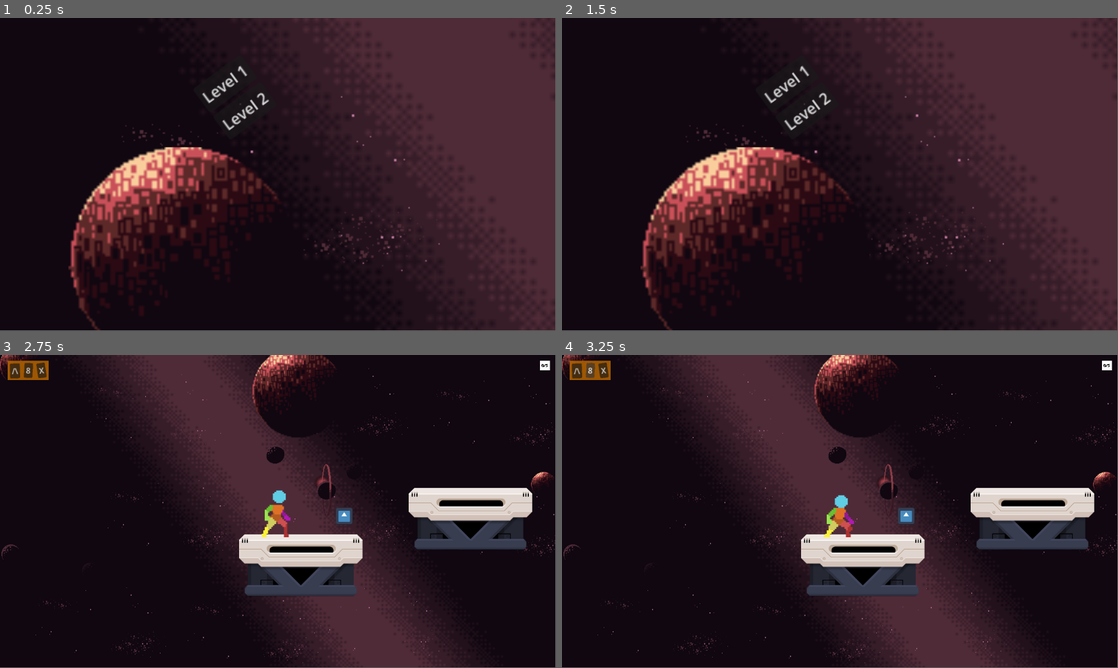
Above: before the commit, frames 1-4 (two rows, left to right).
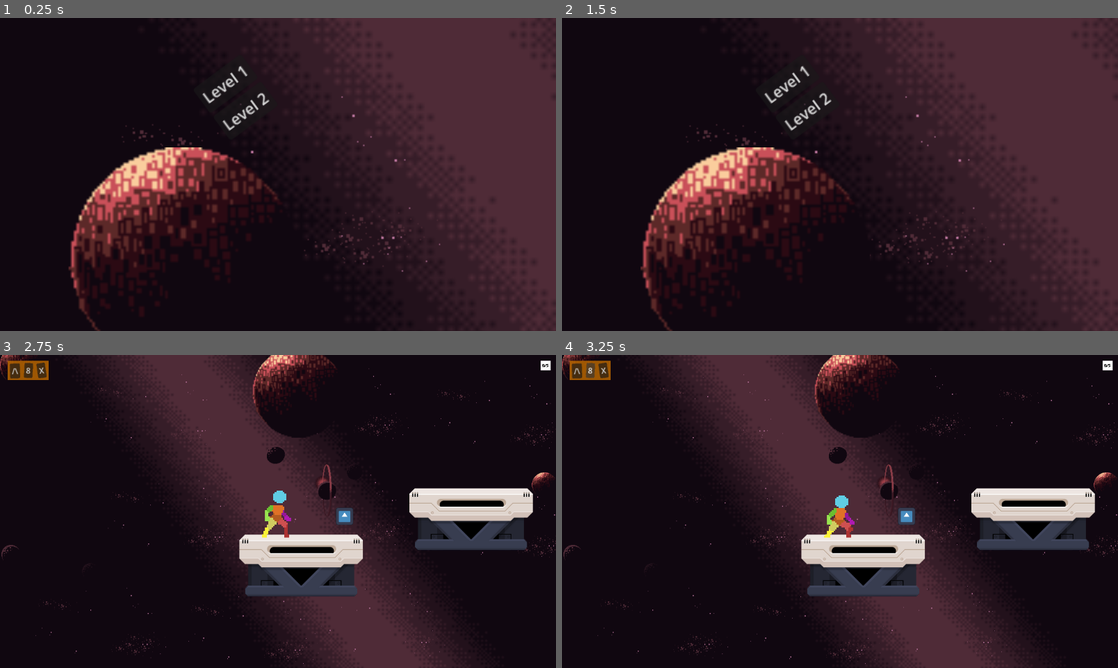
Above: after the commit, the same moments.

Repository: StevenPartridge/starduds
Game: Godot game, scene res://main.tscn
The game is run twice, just before and just after one commit, with the same random seed, the same clock (stepped at 60 frames per second) and the same inputs. The engine's default icon, where the game draws it, is replaced by a stand-in: a white triangle on a blue panel in a dark square.
Inputs:
- Up to frame 1 (0.25 s): no input
- Up to frame 2 (1.5 s): click "Level 1" at 0.5 s; click "/\" at 1.25 s
- Up to frame 3 (2.75 s): click "Level 1" at 2 s
- Up to frame 4 (3.25 s): click "8" at 2.75 s
In our replay, the window is 799x449 before the commit and 800x450 after it. These sizes can differ from the game's own. Grey fills any space a smaller window leaves; there, only what the larger window draws over its background counts as a difference.

The runs differ from the first frame. In frame 1, 0.5% of the frame differs, in the area x 12-100%, y 0-100%; in frame 2, 0.5%; in frame 3, 1.7%, in the area x 0-100%, y 0-100%; in frame 4, 1.7%.

Commit message:
Level 3 include, including an animated background and ship controls and movement

Diff:
--- a/src/project.godot
+++ b/src/project.godot
@@ -18,6 +18,10 @@
 [autoload]
 
 SceneManager="*res://scenes/extras/SceneManager.tscn"
+
+[display]
+
+window/stretch/mode="viewport"
 
 [input]
 
--- /dev/null
+++ b/src/scenes/space_shooter/BackgroundSpace (2).gdshader
@@ -0,0 +1,79 @@
+// Star Nest by Pablo Roman Andrioli
+// Ported to Godot by Lyagva
+// License: MIT
+shader_type canvas_item;
+
+uniform int iterations = 17;
+uniform float formuparam = 0.53;
+
+uniform int volsteps = 10;
+uniform float stepsize = 0.1;
+
+uniform float zoom   = 0.800;
+uniform float tile   = 0.850;
+uniform float speed  = 0.001;
+
+uniform float brightness = 0.0015;
+uniform float darkmatter = 0.300;
+uniform float distfading = 0.730;
+uniform float saturation = 0.850;
+
+uniform vec2 rotation;
+uniform sampler2D coloramp;
+uniform float colorampMix = .5;
+uniform bool isColoramp;
+
+void fragment()
+{
+	vec2 fragCoord = FRAGCOORD.xy;
+	vec2 iResolution = 1.0 / SCREEN_PIXEL_SIZE;
+	float iTime = TIME;
+
+	//get coords and direction
+	vec2 uv=fragCoord.xy/iResolution.xy-.5;
+	uv.y*=iResolution.y/iResolution.x;
+	vec3 dir=vec3(uv*zoom,1.);
+	float time=iTime*speed+.25;
+
+	//mouse rotation
+	float a1 = .5 + rotation.x / iResolution.x * 2.;
+	float a2 = .8 + rotation.y / iResolution.y * 2.;
+	mat2 rot1 = mat2(vec2(cos(a1), sin(a1)), vec2(-sin(a1), cos(a1)));
+	mat2 rot2 = mat2(vec2(cos(a2), sin(a2)), vec2(-sin(a2), cos(a2)));
+	dir.xz *= rot1;
+	dir.xy *= rot2;
+	vec3 from = vec3(1.,.5,0.5);
+	from += vec3(time * 2., time, -2.);
+	from.xz *= rot1;
+	from.xy *= rot2;
+
+	//volumetric rendering
+	float s = 0.1, fade = 1.;
+	vec3 v=vec3(0.);
+	for (int r=0; r<volsteps; r++) {
+		vec3 p=from+s*dir*.5;
+		p = abs(vec3(tile)-mod(p,vec3(tile*2.))); // tiling fold
+		float pa,a=pa=0.;
+		for (int i=0; i<iterations; i++) {
+			p=abs(p)/dot(p,p)-formuparam; // the magic formula
+			a+=abs(length(p)-pa); // absolute sum of average change
+			pa=length(p);
+		}
+		float dm=max(0.,darkmatter-a*a*.001); //dark matter
+		a*=a*a; // add contrast
+		if (r>6) fade*=1.-dm; // dark matter, don't render near
+		//v+=vec3(dm,dm*.5,0.);
+		v+=fade;
+		v+=vec3(s,s*s,s*s*s*s)*a*brightness*fade; // coloring based on distance
+		fade*=distfading; // distance fading
+		s+=stepsize;
+	}
+	v=mix(vec3(length(v)),v,saturation); //color adjust
+
+	COLOR = vec4(v*.01,1.);
+
+	if (isColoramp) {
+		COLOR += texture(coloramp, vec2(v.r * .01, 0.)) * colorampMix;
+	}
+
+}
--- /dev/null
+++ b/src/scenes/space_shooter/BackgroundSpace.gdshader
@@ -0,0 +1,79 @@
+// Star Nest by Pablo Roman Andrioli
+// Ported to Godot by Lyagva
+// License: MIT
+shader_type canvas_item;
+
+uniform int iterations = 17;
+uniform float formuparam = 0.53;
+
+uniform int volsteps = 10;
+uniform float stepsize = 0.1;
+
+uniform float zoom   = 0.800;
+uniform float tile   = 0.850;
+uniform float speed  = 0.001;
+
+uniform float brightness = 0.0015;
+uniform float darkmatter = 0.300;
+uniform float distfading = 0.730;
+uniform float saturation = 0.850;
+
+uniform vec2 rotation;
+uniform sampler2D coloramp;
+uniform float colorampMix = .5;
+uniform bool isColoramp;
+
+void fragment()
+{
+	vec2 fragCoord = FRAGCOORD.xy;
+	vec2 iResolution = 1.0 / SCREEN_PIXEL_SIZE;
+	float iTime = TIME;
+
+	//get coords and direction
+	vec2 uv=fragCoord.xy/iResolution.xy-.5;
+	uv.y*=iResolution.y/iResolution.x;
+	vec3 dir=vec3(uv*zoom,1.);
+	float time=iTime*speed+.25;
+
+	//mouse rotation
+	float a1 = .5 + rotation.x / iResolution.x * 2.;
+	float a2 = .8 + rotation.y / iResolution.y * 2.;
+	mat2 rot1 = mat2(vec2(cos(a1), sin(a1)), vec2(-sin(a1), cos(a1)));
+	mat2 rot2 = mat2(vec2(cos(a2), sin(a2)), vec2(-sin(a2), cos(a2)));
+	dir.xz *= rot1;
+	dir.xy *= rot2;
+	vec3 from = vec3(1.,.5,0.5);
+	from += vec3(time * 2., time, -2.);
+	from.xz *= rot1;
+	from.xy *= rot2;
+
+	//volumetric rendering
+	float s = 0.1, fade = 1.;
+	vec3 v=vec3(0.);
+	for (int r=0; r<volsteps; r++) {
+		vec3 p=from+s*dir*.5;
+		p = abs(vec3(tile)-mod(p,vec3(tile*2.))); // tiling fold
+		float pa,a=pa=0.;
+		for (int i=0; i<iterations; i++) {
+			p=abs(p)/dot(p,p)-formuparam; // the magic formula
+			a+=abs(length(p)-pa); // absolute sum of average change
+			pa=length(p);
+		}
+		float dm=max(0.,darkmatter-a*a*.001); //dark matter
+		a*=a*a; // add contrast
+		if (r>6) fade*=1.-dm; // dark matter, don't render near
+		//v+=vec3(dm,dm*.5,0.);
+		v+=fade;
+		v+=vec3(s,s*s,s*s*s*s)*a*brightness*fade; // coloring based on distance
+		fade*=distfading; // distance fading
+		s+=stepsize;
+	}
+	v=mix(vec3(length(v)),v,saturation); //color adjust
+
+	COLOR = vec4(v*.01,1.);
+
+	if (isColoramp) {
+		COLOR += texture(coloramp, vec2(v.r * .01, 0.)) * colorampMix;
+	}
+
+}
--- /dev/null
+++ b/src/scenes/space_shooter/BackgroundSpace.tscn
@@ -0,0 +1,32 @@
+[gd_scene load_steps=4 format=3 uid="uid://c2caru4t8hysw"]
+
+[ext_resource type="Shader" path="res://scenes/space_shooter/BackgroundSpace.gdshader" id="1_yb8q5"]
+[ext_resource type="Texture2D" uid="uid://bjan6fnt68rhm" path="res://assets/pixil-frame-0.png" id="2_bqwxn"]
+
+[sub_resource type="ShaderMaterial" id="ShaderMaterial_sw3vd"]
+shader = ExtResource("1_yb8q5")
+shader_parameter/iterations = 17
+shader_parameter/formuparam = 0.53
+shader_parameter/volsteps = 7
+shader_parameter/stepsize = 0.1
+shader_parameter/zoom = 0.8
+shader_parameter/tile = 0.85
+shader_parameter/speed = 0.001
+shader_parameter/brightness = 0.0015
+shader_parameter/darkmatter = 0.3
+shader_parameter/distfading = 0.73
+shader_parameter/saturation = 0.85
+shader_parameter/rotation = null
+shader_parameter/colorampMix = 0.5
+shader_parameter/isColoramp = null
+
+[node name="BackgroundSpace" type="Node2D"]
+
+[node name="Sprite2D" type="Sprite2D" parent="."]
+material = SubResource("ShaderMaterial_sw3vd")
+position = Vector2(580.375, 327.5)
+scale = Vector2(1.16925, 0.671)
+texture = ExtResource("2_bqwxn")
+
+[node name="Sprite2D2" type="Sprite2D" parent="Sprite2D"]
+texture = ExtResource("2_bqwxn")
--- /dev/null
+++ b/src/scenes/space_shooter/ShaderSmoky.gdshader
@@ -0,0 +1,18 @@
+shader_type canvas_item;
+
+uniform sampler2D smoke;
+uniform float speed = 0.3;
+uniform float size = 0.08;
+
+uniform sampler2D SCREEN_TEXTURE : hint_screen_texture, filter_linear_mipmap;
+
+void fragment(){
+
+	vec2 smoke_uv = UV + TIME * speed;
+	vec4 smoke_color = texture(smoke, fract(smoke_uv));
+	smoke_color = clamp(smoke_color * size, 0.0, 1.0);
+
+	vec4 img_color = texture(SCREEN_TEXTURE, SCREEN_UV + vec2(smoke_color.g - size/2.0,0.0));
+
+	COLOR = vec4(img_color);
+}
--- /dev/null
+++ b/src/scenes/space_shooter/SpaceShip.gd
@@ -0,0 +1,41 @@
+extends Node2D
+
+@onready var sprite_2d: Sprite2D = $CharacterBody2D/Sprite2D as Sprite2D
+
+
+# Define speed and rotation adjustment variables
+var speed: float = 200 # Adjust as needed
+var rotation_speed: float = 25 # Degrees to rotate per frame
+var velocity: Vector2 = Vector2.ZERO
+
+# Called when the node enters the scene tree for the first time.
+func _ready():
+	pass # Initialization can be added here if necessary.
+
+# Called every frame. 'delta' is the elapsed time since the previous frame.
+func _process(delta):
+	var direction: Vector2 = Vector2.ZERO
+	var rotation_change: Vector2 = Vector2.ZERO
+
+	# Handle movement input
+	if Input.is_action_pressed("MoveRight"):
+		direction.x += 1
+		rotation_change.y -= rotation_speed * delta
+	if Input.is_action_pressed("MoveLeft"):
+		direction.x -= 1
+		rotation_change.y += rotation_speed * delta
+	if Input.is_action_pressed("Down"):
+		direction.y += 1
+		rotation_change.x += rotation_speed * delta
+	if Input.is_action_pressed("Up"):
+		direction.y -= 1
+		rotation_change.x -= rotation_speed * delta
+
+	# Update position and rotation
+	velocity = direction.normalized() * speed
+	position += velocity * delta
+
+	if sprite_2d.material:
+		var shader: ShaderMaterial = sprite_2d.get_material() as ShaderMaterial
+		shader.set_shader_parameter("x_rot", rotation_speed * direction.x * .5)
+		shader.set_shader_parameter("y_rot", rotation_speed * direction.y)
--- /dev/null
+++ b/src/scenes/space_shooter/SpaceShip.tscn
@@ -0,0 +1,37 @@
+[gd_scene load_steps=6 format=3 uid="uid://ci8bwqa2aii8e"]
+
+[ext_resource type="Script" path="res://scenes/space_shooter/SpaceShip.gd" id="1_2jq55"]
+[ext_resource type="Texture2D" uid="uid://dykxsfds6dbks" path="res://assets/spaceship.png" id="1_5w1gv"]
+[ext_resource type="Shader" path="res://scenes/space_shooter/SpaceShipTilt.gdshader" id="1_gkaqn"]
+
+[sub_resource type="CapsuleShape2D" id="CapsuleShape2D_xp343"]
+radius = 41.0
+height = 116.0
+
+[sub_resource type="ShaderMaterial" id="ShaderMaterial_twi33"]
+resource_local_to_scene = true
+resource_name = "ShipTilt"
+shader = ExtResource("1_gkaqn")
+shader_parameter/fov = 90.0
+shader_parameter/cull_back = true
+shader_parameter/y_rot = 0.0
+shader_parameter/x_rot = 0.0
+shader_parameter/inset = 0.0
+
+[node name="SpaceShip" type="Node2D"]
+position = Vector2(586, 466)
+script = ExtResource("1_2jq55")
+
+[node name="CharacterBody2D" type="CharacterBody2D" parent="."]
+
+[node name="CollisionShape2D" type="CollisionShape2D" parent="CharacterBody2D"]
+position = Vector2(-4, 0)
+rotation = 1.57079
+shape = SubResource("CapsuleShape2D_xp343")
+
+[node name="Sprite2D" type="Sprite2D" parent="CharacterBody2D"]
+material = SubResource("ShaderMaterial_twi33")
+position = Vector2(0, -3.05176e-05)
+rotation = 1.57079
+scale = Vector2(0.182609, 0.182609)
+texture = ExtResource("1_5w1gv")
--- /dev/null
+++ b/src/scenes/space_shooter/SpaceShipTilt.gdshader
@@ -0,0 +1,54 @@
+// Hey this is Hei! This shader "fakes" a 3D-camera perspective on CanvasItems.
+// License: MIT
+shader_type canvas_item;
+
+// Camera FOV
+uniform float fov : hint_range(1, 179) = 90;
+uniform bool cull_back = true;
+uniform float y_rot : hint_range(-180, 180) = 0.0;
+uniform float x_rot : hint_range(-180, 180) = 0.0;
+// At 0, the image retains its size when unrotated.
+// At 1, the image is resized so that it can do a full
+// rotation without clipping inside its rect.
+uniform float inset : hint_range(0, 1) = 0.0;
+// Consider changing this to a uniform and changing it from code
+
+varying flat vec2 o;
+varying vec3 p;
+
+// Creates rotation matrix
+void vertex(){
+	float sin_b = sin(y_rot / 180.0 * PI);
+	float cos_b = cos(y_rot / 180.0 * PI);
+	float sin_c = sin(x_rot / 180.0 * PI);
+	float cos_c = cos(x_rot / 180.0 * PI);
+
+	mat3 inv_rot_mat;
+	inv_rot_mat[0][0] = cos_b;
+	inv_rot_mat[0][1] = 0.0;
+	inv_rot_mat[0][2] = -sin_b;
+
+	inv_rot_mat[1][0] = sin_b * sin_c;
+	inv_rot_mat[1][1] = cos_c;
+	inv_rot_mat[1][2] = cos_b * sin_c;
+
+	inv_rot_mat[2][0] = sin_b * cos_c;
+	inv_rot_mat[2][1] = -sin_c;
+	inv_rot_mat[2][2] = cos_b * cos_c;
+
+
+	float t = tan(fov / 360.0 * PI);
+	p = inv_rot_mat * vec3((UV - 0.5), 0.5 / t);
+	float v = (0.5 / t) + 0.5;
+	p.xy *= v * inv_rot_mat[2].z;
+	o = v * inv_rot_mat[2].xy;
+
+	VERTEX += (UV - 0.5) / TEXTURE_PIXEL_SIZE * t * (1.0 - inset);
+}
+
+void fragment(){
+	if (cull_back && p.z <= 0.0) discard;
+	vec2 uv = (p.xy / p.z).xy - o;
+    COLOR = texture(TEXTURE, uv + 0.5);
+	COLOR.a *= step(max(abs(uv.x), abs(uv.y)), 0.5);
+}
--- /dev/null
+++ b/src/scenes/space_shooter/level3.tscn
@@ -0,0 +1,11 @@
+[gd_scene load_steps=3 format=3 uid="uid://b7q8iovrwhrq4"]
+
+[ext_resource type="PackedScene" uid="uid://c2caru4t8hysw" path="res://scenes/space_shooter/BackgroundSpace.tscn" id="1_xyl74"]
+[ext_resource type="PackedScene" uid="uid://ci8bwqa2aii8e" path="res://scenes/space_shooter/SpaceShip.tscn" id="2_0ah2v"]
+
+[node name="level3" type="Node2D"]
+
+[node name="BackgroundSpace" parent="." instance=ExtResource("1_xyl74")]
+
+[node name="SpaceShip" parent="BackgroundSpace" instance=ExtResource("2_0ah2v")]
+position = Vector2(160, 377)
Binary file added: src/assets/pixil-frame-0.png
Not shown, added: src/assets/pixil-frame-0.png.import
Binary file added: src/assets/spaceship.png
Not shown, added: src/assets/spaceship.png.import
